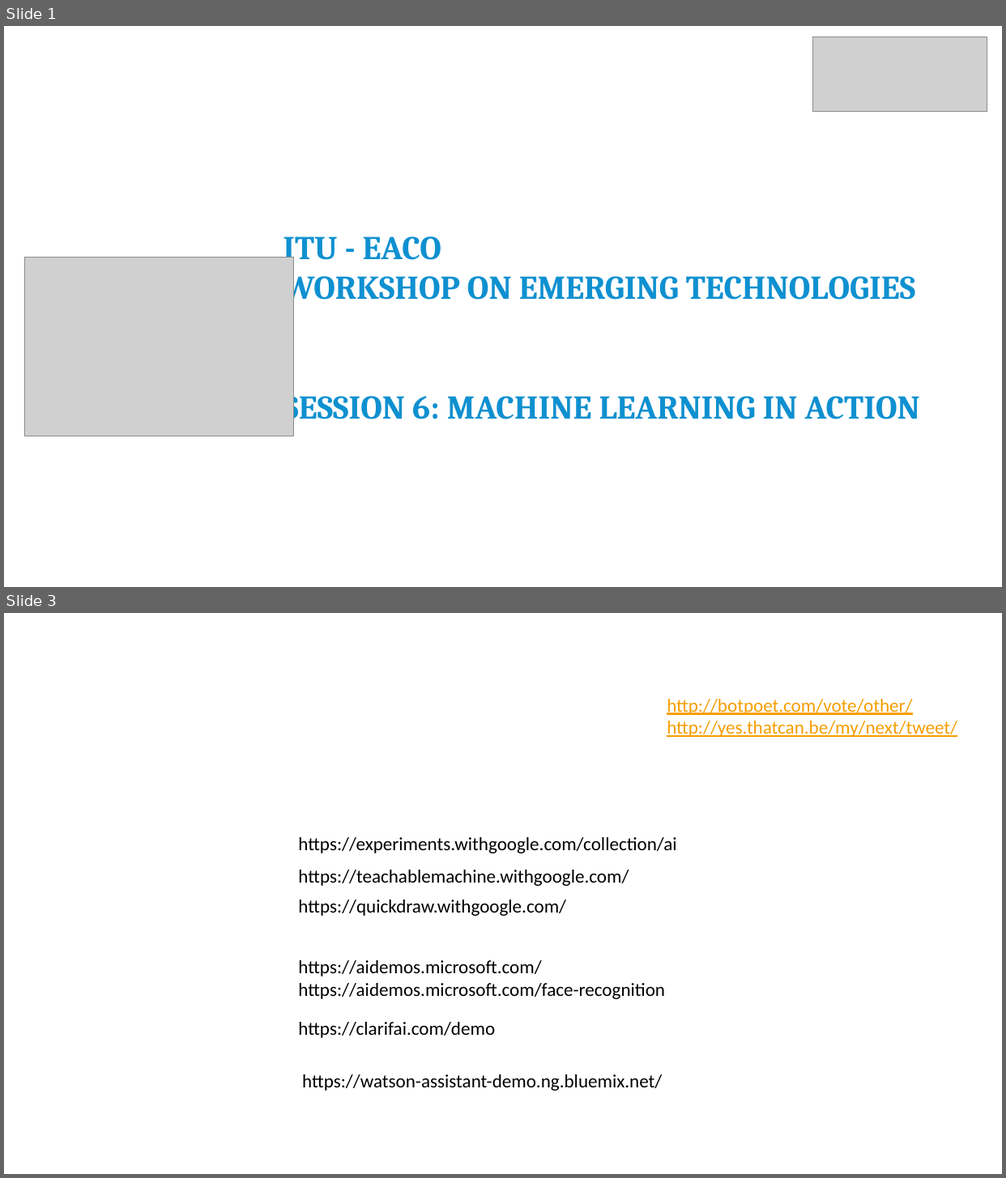
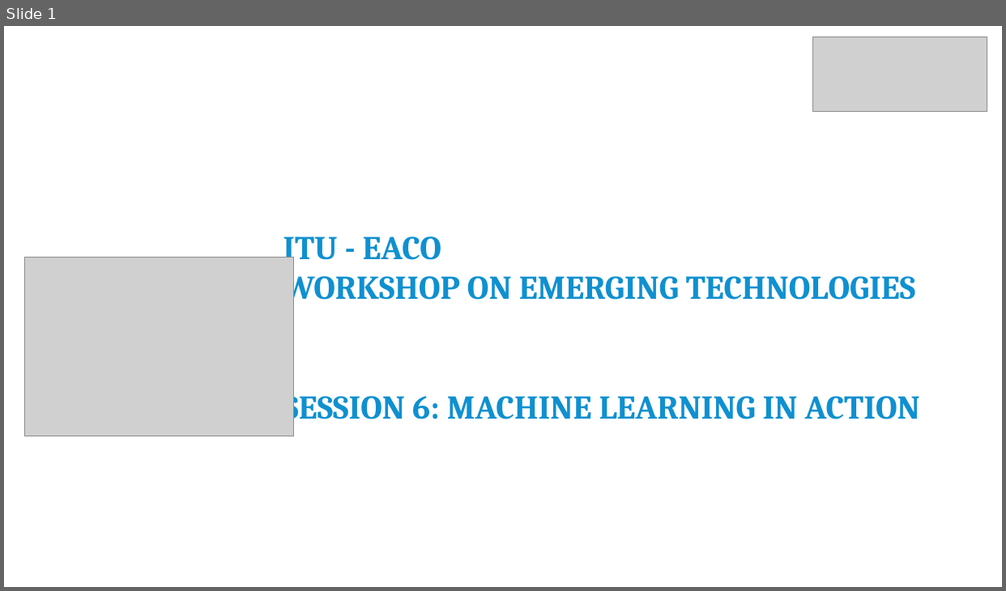
Before and after one commit to franckalbinet/itu-eaco-zanzibar-12-2018, a slide deck: presentations/session-10-machine-learning-in-action.pptx. Shown one above the other, each under a label of ours: slides 1 and 3 before the commit, slide 1 after it; the slides between them are not shown. The pictures are 1006x1178 and 1006x591 pixels, drawn with LibreOffice and Linux fonts; fonts in the diff are those of the drawing; grey boxes stand for pictures; background and template pictures are left out. Boxes give left, top, right and bottom in pixels: in the first picture for what was removed or moved away, otherwise in the second. Text is boxed around its words. In the diff, an @@ line names an element or a change of style, - is before the commit and + after.

```diff
--- a/presentations/session-10-machine-learning-in-action.pptx
+++ b/presentations/session-10-machine-learning-in-action.pptx
@@ slide 3 removed at <box>4,613,1002,1174</box>, background #FFFFFF @@
@@ text removed at <box>667,699,957,737</box> @@
-http://botpoet.com/vote/other/
-http://yes.thatcan.be/my/next/tweet/
@@ text removed at <box>298,837,676,854</box> @@
-https://experiments.withgoogle.com/collection/ai
@@ text removed at <box>298,870,629,886</box> @@
-https://teachablemachine.withgoogle.com/
@@ text removed at <box>298,900,566,916</box> @@
-https://quickdraw.withgoogle.com/
@@ text removed at <box>298,960,541,977</box> @@
-https://aidemos.microsoft.com/
@@ text removed at <box>298,983,665,999</box> @@
-https://aidemos.microsoft.com/face-recognition
@@ text removed at <box>298,1022,495,1038</box> @@
-https://clarifai.com/demo
@@ text removed at <box>302,1075,662,1091</box> @@
-https://watson-assistant-demo.ng.bluemix.net/
```
Also in this commit, not shown: 1 slide changed, 8 slides added.
